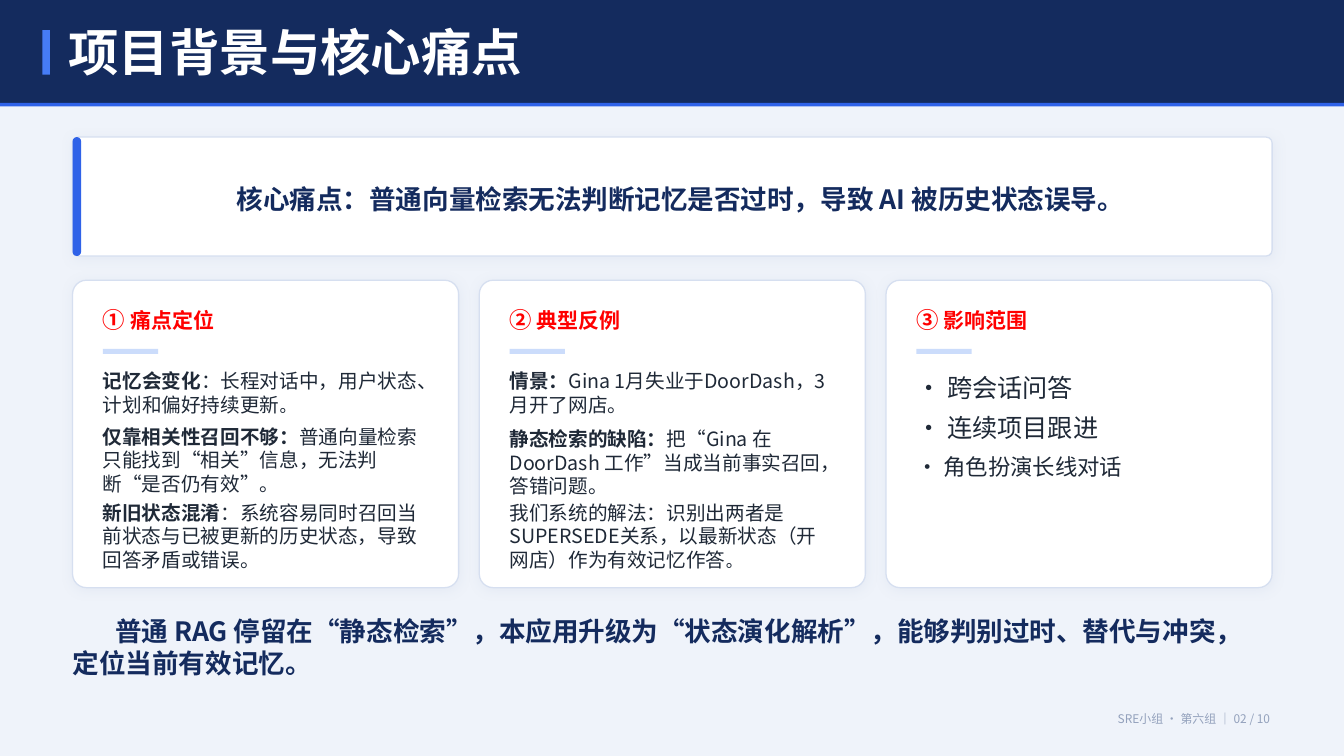
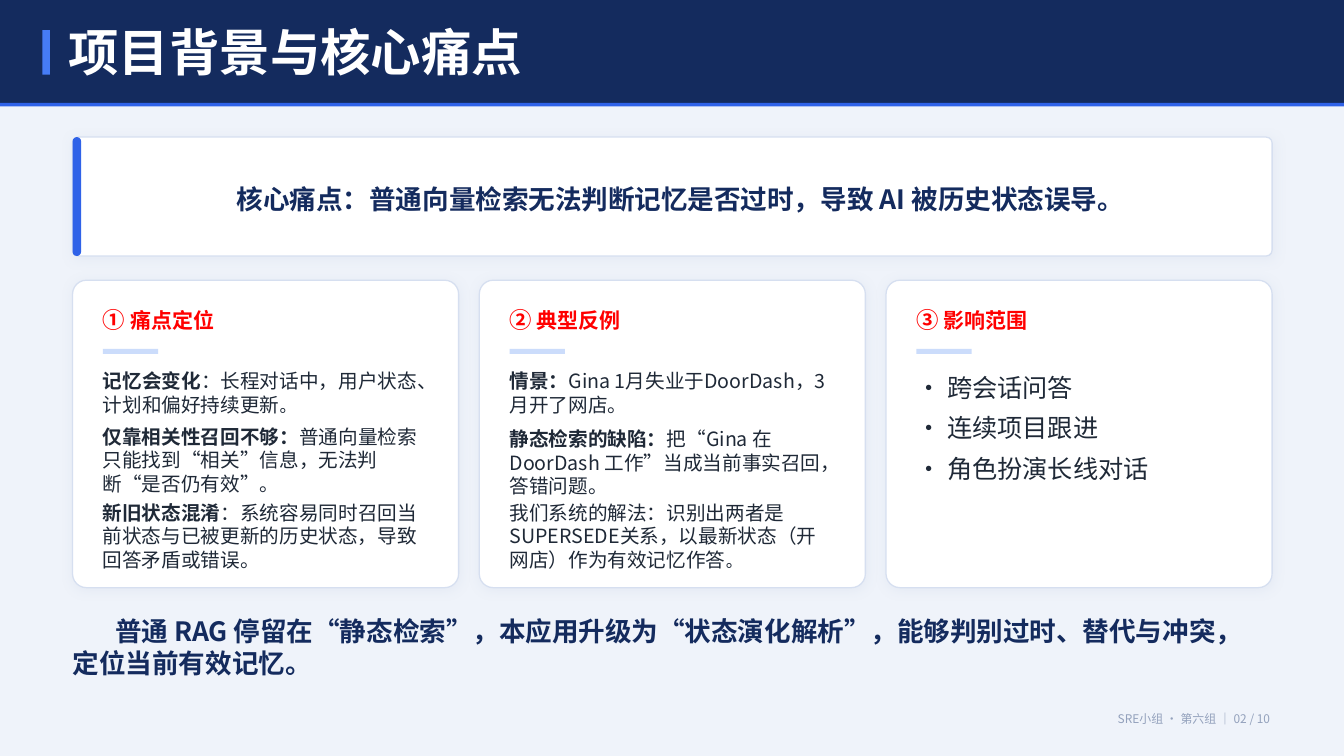
Before and after one commit to w13126755377-ops/SRE-project, a slide deck: slide 2 of docs/MILESTONE4/SRE_Milestone4_Mid-term.pptx. Drawn at 1344x756 pixels with LibreOffice and Linux fonts; fonts in the diff are those of the drawing. Boxes give left, top, right and bottom in pixels: in the first picture for what was removed or moved away, otherwise in the second. Text is boxed around its words. In the diff, an @@ line names an element or a change of style, - is before the commit and + after.

```diff
--- a/docs/MILESTONE4/SRE_Milestone4_Mid-term.pptx
+++ b/docs/MILESTONE4/SRE_Milestone4_Mid-term.pptx
@@ text "· 角色扮演长线对话" at [947, 456, 1149, 480]: size 16 to 18 pt @@
```
